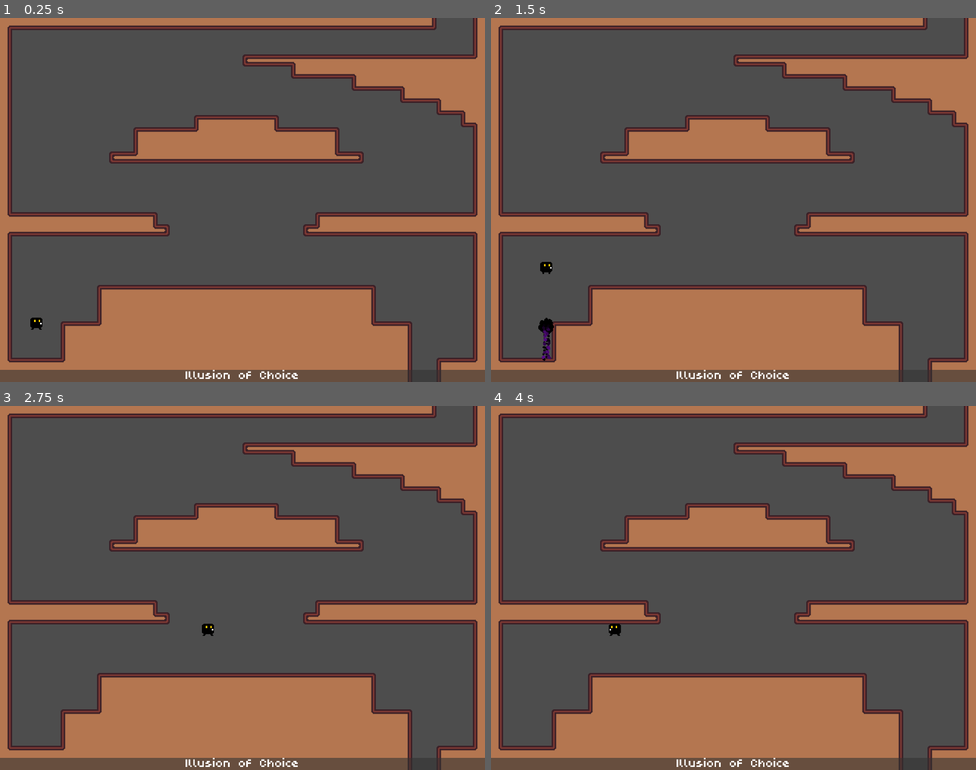
Above: before the commit, frames 1-4 (two rows, left to right).
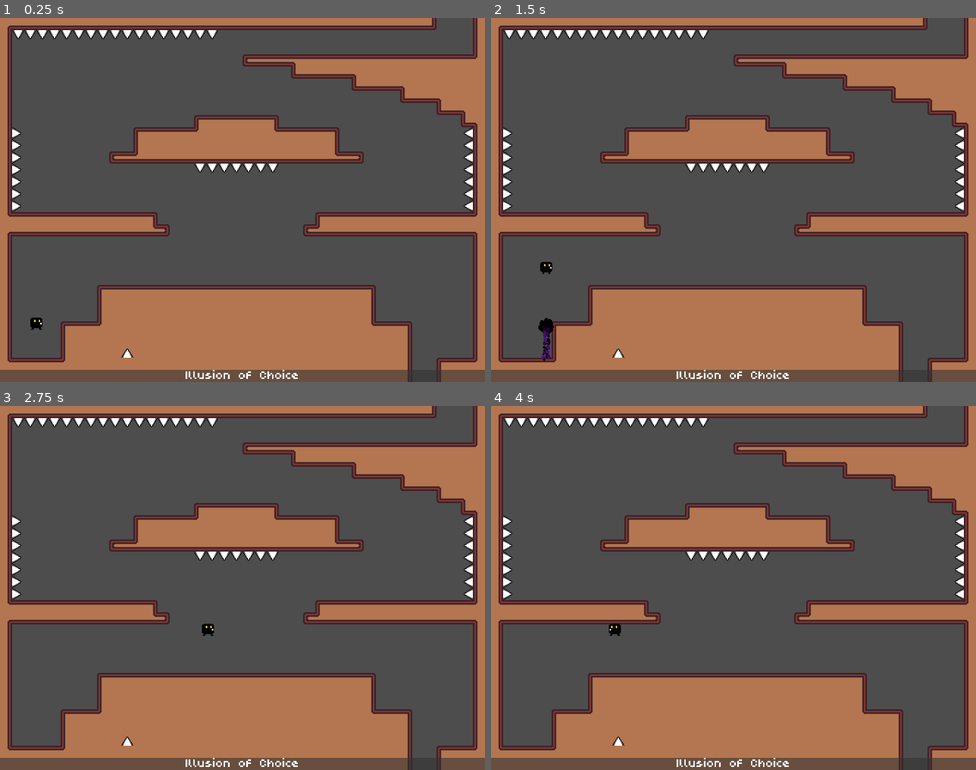
Above: after the commit, the same moments.

Repository: Team-Bunglon/phantom-striker
Game: Godot game, scene res://levels/level3.tscn
Same seed, same stepped clock (60 frames per second), same inputs: the game is played once before the commit and once after it. This scene is started directly instead of the project's main scene.
Inputs:
- Up to frame 1 (0.25 s): no input
- Up to frame 2 (1.5 s): tap Enter at 0.5 s; hold D (move_right) 0.53-1.28 s; hold S (crouch) 0.53-1.28 s; tap W (jump) at 0.77 s; tap Space at 1.25 s; hold K (strike_down) from 1.28 s (still down); tap S (crouch) at 1.35 s
- Up to frame 3 (2.75 s): tap W (jump) at 1.52 s; release K (strike_down) at 2.03 s; hold D (move_right) from 2.03 s (still down); hold S (crouch) from 2.03 s (still down)
- Up to frame 4 (4 s): release D (move_right) at 2.78 s; release S (crouch) at 2.78 s; hold I (strike_up) 2.78-3.53 s; tap S (crouch) at 2.85 s; tap W (jump) at 3.02, 3.77 s; hold A (move_left) from 3.53 s (still down); hold S (crouch) from 3.53 s (still down)

The runs differ from the first frame. In frame 1, 1.3% of the frame differs, in the area x 2-98%, y 3-94%; in frame 2, 1.3%; in frame 3, 1.3%; in frame 4, 1.3%.
Error in both runs: Invalid operands 'float' and 'Vector2' in operator '+'. (res://objects/player.gd:135)

Commit message:
Added spikes

Diff:
--- a/levels/level3.tscn
+++ b/levels/level3.tscn
@@ -1,9 +1,10 @@
-[gd_scene load_steps=7 format=3 uid="uid://grwigsgkep04"]
+[gd_scene load_steps=8 format=3 uid="uid://grwigsgkep04"]
 
 [ext_resource type="Script" path="res://levels/level_class.gd" id="1_wt3ed"]
 [ext_resource type="FontFile" uid="uid://cyv5okyo2hgew" path="res://assets/poco.ttf" id="2_aihdv"]
 [ext_resource type="PackedScene" uid="uid://cymvpxtr5hvfj" path="res://objects/player.tscn" id="3_mc5hf"]
 [ext_resource type="TileSet" uid="uid://dnx1extlu8pxs" path="res://assets/sprites/tiles.tres" id="4_hnnsm"]
+[ext_resource type="TileSet" uid="uid://orhoddg6nkpl" path="res://assets/sprites/spikes.tres" id="5_ypsx4"]
 
 [sub_resource type="RectangleShape2D" id="RectangleShape2D_pptrr"]
 size = Vector2(768, 16)
@@ -45,6 +46,11 @@
 format = 2
 layer_0/tile_data = PackedInt32Array(0, 1, 0, 65536, 1, 1, 131072, 1, 1, 196608, 1, 1, 262144, 1, 1, 327680, 1, 1, 3932 …(8984 unchanged characters)…
 
+[node name="SpikeMap" type="TileMap" parent="."]
+tile_set = ExtResource("5_ypsx4")
+format = 2
+layer_0/tile_data = PackedInt32Array(1769482, 0, 0, 589862, 196608, 0, 655398, 196608, 0, 720934, 196608, 0, 786470, 196608, 0, 852006, 196608, 0, 917542, 196608, 0, 983078, 196608, 0, 983041, 131072, 0, 917505, 131072, 0, 851969, 131072, 0, 786433, 131072, 0, 720897, 131072, 0, 655361, 131072, 0, 589825, 131072, 0, 65553, 65536, 0, 65552, 65536, 0, 65551, 65536, 0, 65550, 65536, 0, 65549, 65536, 0, 65548, 65536, 0, 65547, 65536, 0, 65546, 65536, 0, 65545, 65536, 0, 65544, 65536, 0, 65543, 65536, 0, 65542, 65536, 0, 65541, 65536, 0, 65540, 65536, 0, 65539, 65536, 0, 65538, 65536, 0, 65537, 65536, 0, 786448, 65536, 0, 786449, 65536, 0, 786450, 65536, 0, 786451, 65536, 0, 786452, 65536, 0, 786453, 65536, 0, 786454, 65536, 0)
+
 [node name="KillZone" type="Area2D" parent="."]
 
 [node name="CollisionShape2D" type="CollisionShape2D" parent="KillZone"]
--- a/levels/level4.tscn
+++ b/levels/level4.tscn
@@ -1,9 +1,10 @@
-[gd_scene load_steps=7 format=3 uid="uid://dsejieijrlltx"]
+[gd_scene load_steps=8 format=3 uid="uid://dsejieijrlltx"]
 
 [ext_resource type="Script" path="res://levels/level_class.gd" id="1_w4xfr"]
 [ext_resource type="FontFile" uid="uid://cyv5okyo2hgew" path="res://assets/poco.ttf" id="2_y8k7r"]
 [ext_resource type="PackedScene" uid="uid://cymvpxtr5hvfj" path="res://objects/player.tscn" id="3_5xjra"]
 [ext_resource type="TileSet" uid="uid://dnx1extlu8pxs" path="res://assets/sprites/tiles.tres" id="4_w5y6q"]
+[ext_resource type="TileSet" uid="uid://orhoddg6nkpl" path="res://assets/sprites/spikes.tres" id="5_da7l2"]
 
 [sub_resource type="RectangleShape2D" id="RectangleShape2D_pptrr"]
 size = Vector2(768, 16)
@@ -45,6 +46,11 @@
 format = 2
 layer_0/tile_data = PackedInt32Array(0, 1, 0, 65536, 1, 1, 131072, 1, 1, 196608, 1, 1, 262144, 1, 1, 327680, 1, 2, 3932 …(7778 unchanged characters)…
 
+[node name="SpikeMap" type="TileMap" parent="."]
+tile_set = ExtResource("5_da7l2")
+format = 2
+layer_0/tile_data = PackedInt32Array(1769482, 0, 0, 983070, 0, 0, 983071, 0, 0, 983072, 0, 0, 983073, 0, 0, 983074, 0, 0, 983075, 0, 0, 983076, 0, 0, 983077, 0, 0, 983078, 0, 0, 917542, 196608, 0, 852006, 196608, 0, 786470, 196608, 0, 720934, 196608, 0, 655398, 196608, 0, 786443, 65536, 0, 786444, 65536, 0, 786445, 65536, 0, 786446, 65536, 0, 786447, 65536, 0, 786448, 65536, 0, 786449, 65536, 0, 786450, 65536, 0, 786451, 65536, 0, 786452, 65536, 0, 786453, 65536, 0, 786454, 65536, 0, 786455, 65536, 0, 786456, 65536, 0, 786457, 65536, 0, 786458, 65536, 0, 786459, 65536, 0, 786460, 65536, 0, 786461, 65536, 0, 786462, 65536, 0, 786463, 65536, 0, 786464, 65536, 0, 65537, 131072, 0, 65538, 65536, 0, 65539, 65536, 0, 65540, 65536, 0, 65541, 65536, 0, 131073, 131072, 0, 196609, 131072, 0, 262145, 131072, 0)
+
 [node name="KillZone" type="Area2D" parent="."]
 
 [node name="CollisionShape2D" type="CollisionShape2D" parent="KillZone"]
